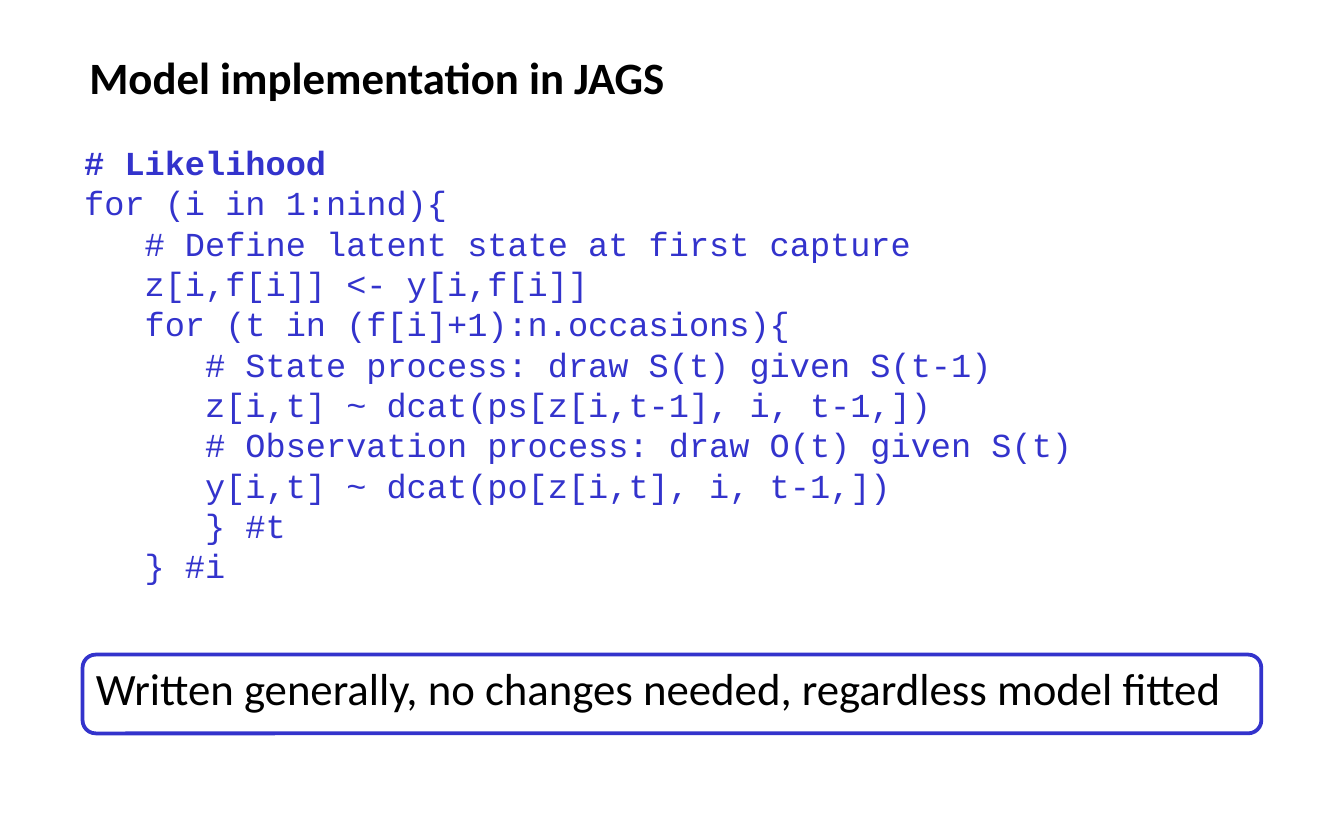
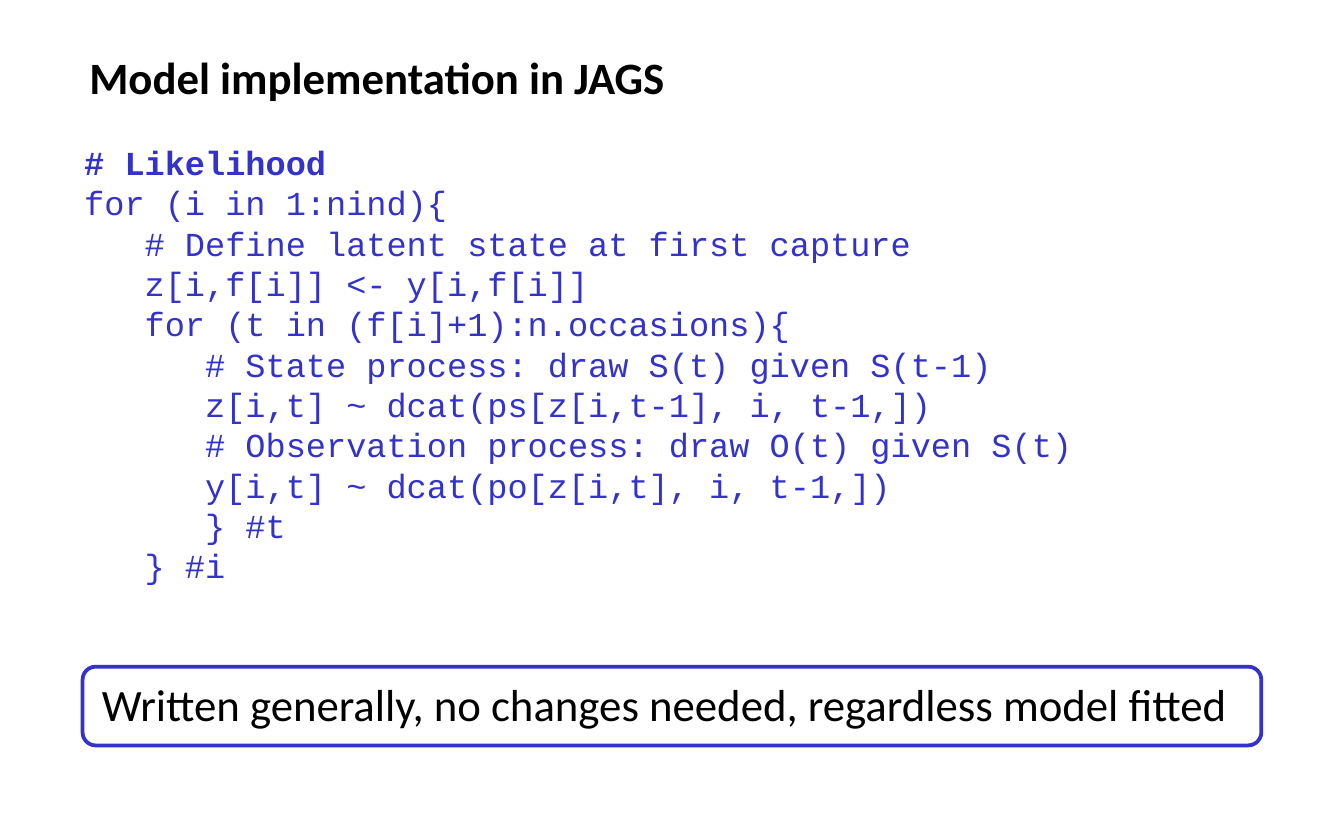
Before and after one commit to oliviergimenez/IPMworkshop, a slide deck: slide 17 of slides/multistatemodels_og.pptx (slide 16 before the commit). Drawn at 1344x840 pixels with LibreOffice and Linux fonts; fonts in the diff are those of the drawing. Boxes give left, top, right and bottom in pixels: in the first picture for what was removed or moved away, otherwise in the second. Text is boxed around its words. In the diff, an @@ line names an element or a change of style, - is before the commit and + after.

Commit message:
Uploaded Loreleï's paper on multinomial logit. Updated readme. Amended slides on multistate models.

```diff
--- a/slides/multistatemodels_og.pptx
+++ b/slides/multistatemodels_og.pptx
@@ rounded rectangle: place and size @@
-rounded rectangle at bbox=[82, 655, 1261, 734]
+rounded rectangle at bbox=[82, 667, 1261, 746]
@@ text "Written generally, no changes needed, ...": place and size @@
-text "Written generally, no changes needed, ..." at bbox=[96, 674, 1220, 713]
+text "Written generally, no changes needed, ..." at bbox=[102, 690, 1226, 729]
```
Also in this commit, not shown: 1 other slide changed, 1 slide added, 2 other files.
